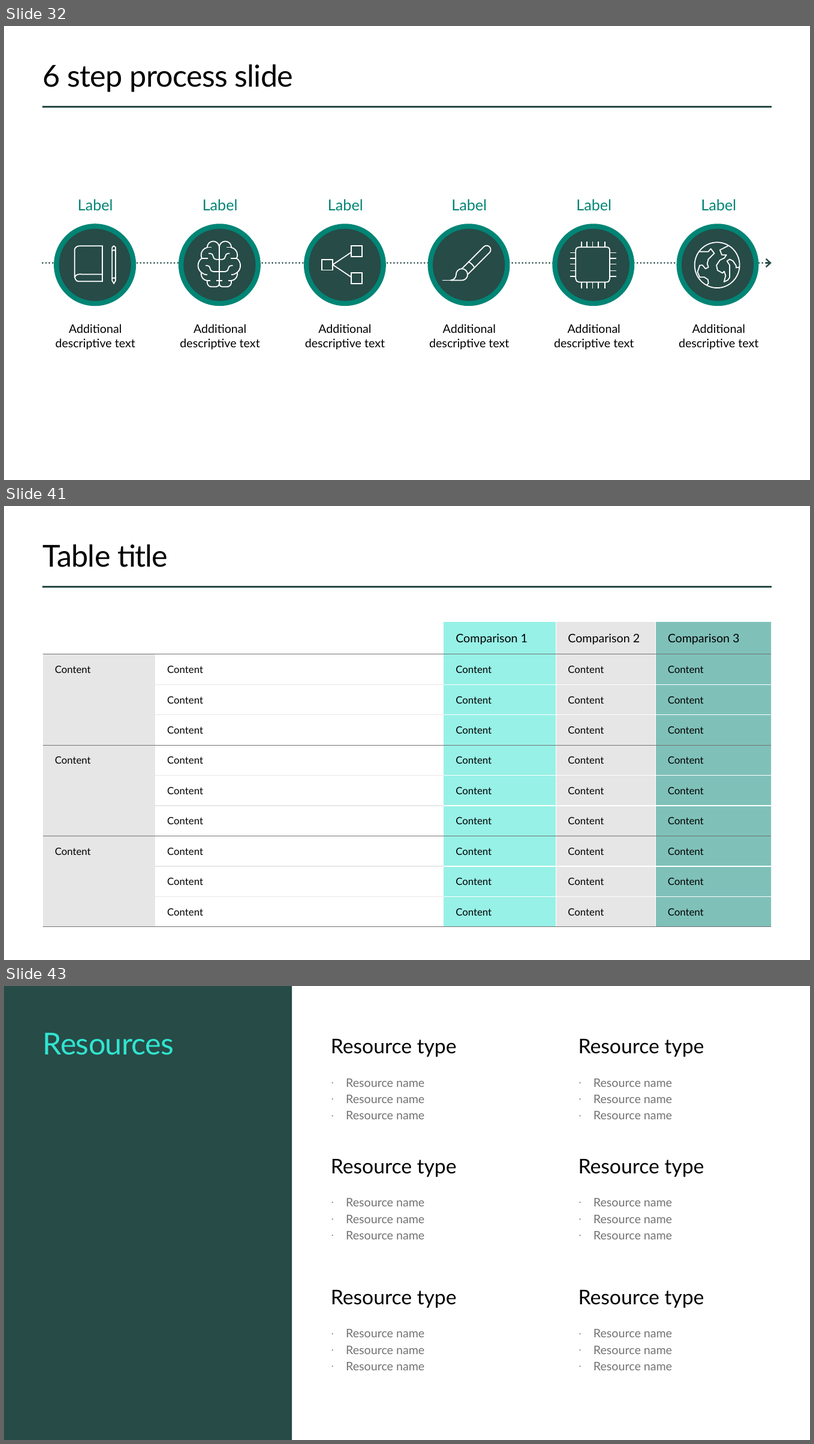
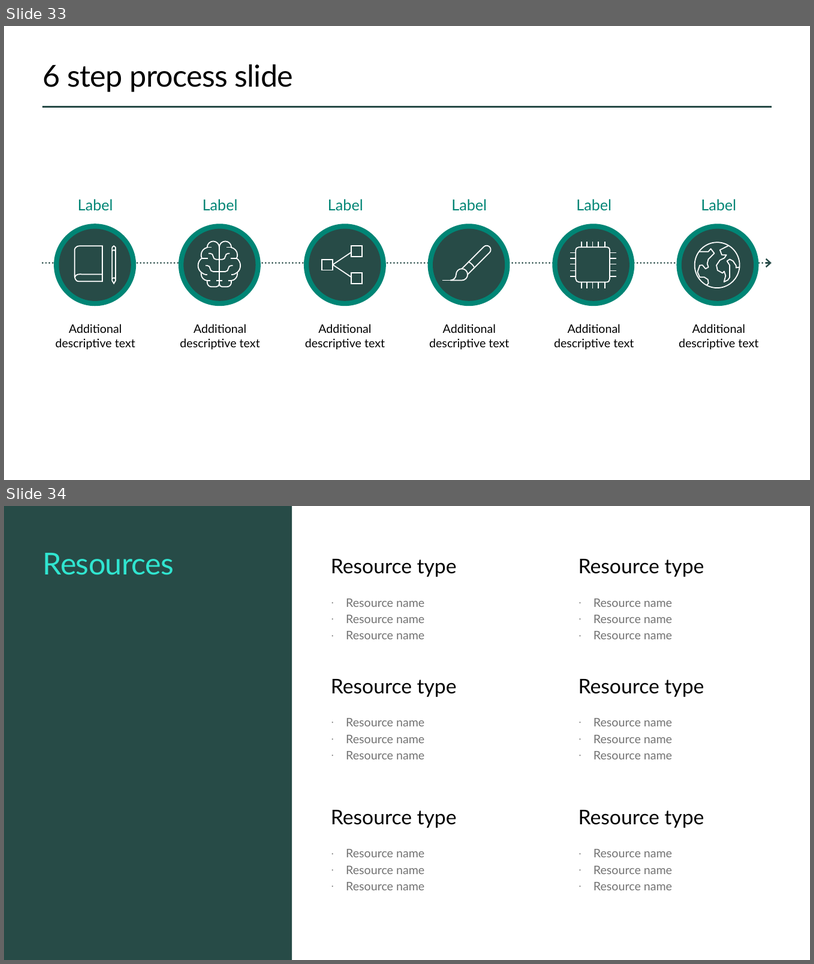
Before and after one commit to ewhinihan/dfw_mslibrary, a slide deck: DFW_MSLibraryArchives_WeeklyLearnings.pptx. Shown one above the other, each under a label of ours: slides 32, 41 and 43 before the commit, slides 33 and 34 after it; the slides between them are not shown. The pictures are 814x1444 and 814x964 pixels, drawn with LibreOffice and Linux fonts; fonts in the diff are those of the drawing; background and template pictures are left out. Boxes give left, top, right and bottom in pixels: in the first picture for what was removed or moved away, otherwise in the second. Text is boxed around its words. In the diff, an @@ line names an element or a change of style, - is before the commit and + after.

```diff
--- a/DFW_MSLibraryArchives_WeeklyLearnings.pptx
+++ b/DFW_MSLibraryArchives_WeeklyLearnings.pptx
@@ slide 41 removed at (4,506,810,960), background #FFFFFF; not listed: 1 template element that a slide beside it also shows @@
@@ title removed at (43,544,168,567) @@
-Table title
@@ table removed at (43,622,771,927), 10 rows, 5 columns @@
- |  | Comparison 1 | Comparison 2 | Comparison 3
-Content | Content | Content | Content | Content
- | Content | Content | Content | Content
- | Content | Content | Content | Content
-Content | Content | Content | Content | Content
- | Content | Content | Content | Content
- | Content | Content | Content | Content
-Content | Content | Content | Content | Content
- | Content | Content | Content | Content
- | Content | Content | Content | Content
@@ what was slide 32 is now slide 33 @@
@@ what was slide 43 is now slide 34 @@
```
Also in this commit, not shown: 2 slides changed, 1 slide added, 10 other slides removed.
